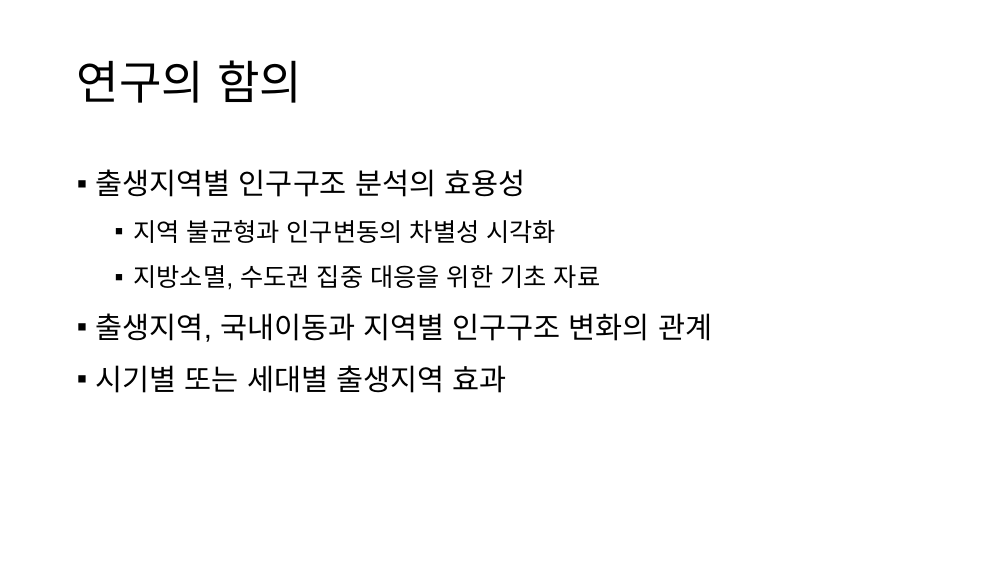
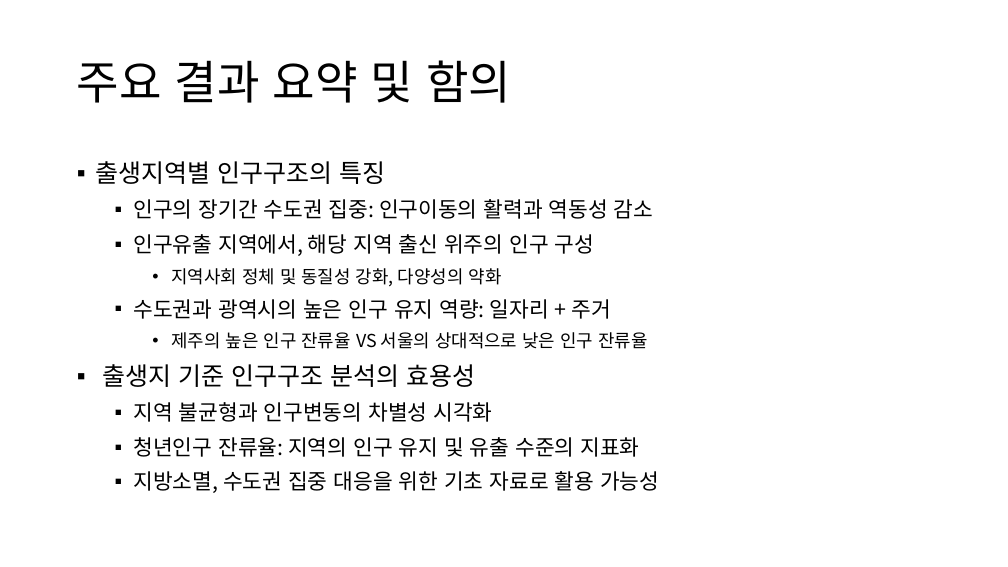
Before and after one commit to samhyunyoo/tscensus, a slide deck: slide 8 of slides/Slide_Final_Yoo_20251124.pptx (slide 11 before the commit). Drawn at 1008x567 pixels with LibreOffice and Linux fonts; fonts in the diff are those of the drawing. Boxes give left, top, right and bottom in pixels: in the first picture for what was removed or moved away, otherwise in the second. Text is boxed around its words. In the diff, an @@ line names an element or a change of style, - is before the commit and + after.

```diff
--- a/slides/Slide_Final_Yoo_20251124.pptx
+++ b/slides/Slide_Final_Yoo_20251124.pptx
@@ title at <box>77,60,511,103</box>: text changed; font Arial to Noto Sans CJK KR @@
-연구의 함의
+주요 결과 요약 및 함의
@@ text at <box>96,161,653,387</box>: text changed; size 28 to 20.4 pt; font Arial to Noto Sans CJK KR @@
-▪ 출생지역별 인구구조 분석의 효용성
+▪ 출생지역별 인구구조의 특징
+  ▪ 인구의 장기간 수도권 집중: 인구이동의 활력과 역동성 감소
+  ▪ 인구유출 지역에서, 해당 지역 출신 위주의 인구 구성
+    • 지역사회 정체 및 동질성 강화, 다양성의 약화
+  ▪ 수도권과 광역시의 높은 인구 유지 역량: 일자리 + 주거
+    • 제주의 높은 인구 잔류율 VS 서울의 상대적으로 낮은 인구 잔류율
+▪ 출생지 기준 인구구조 분석의 효용성
@@ text at <box>134,402,492,422</box>: size 24 to 20.4 pt, font Arial to Noto Sans CJK KR in "지역 불균형과 인구변동의 차별성 시각화"; line spacing 1.3 to 1.1 @@
@@ text at <box>134,437,659,493</box>: text changed; size 28 to 20.4 pt; font Arial to Noto Sans CJK KR @@
-  ▪ 지방소멸, 수도권 집중 대응을 위한 기초 자료
-▪ 출생지역, 국내이동과 지역별 인구구조 변화의 관계
-▪ 시기별 또는 세대별 출생지역 효과
+  ▪ 청년인구 잔류율: 지역의 인구 유지 및 유출 수준의 지표화
+  ▪ 지방소멸, 수도권 집중 대응을 위한 기초 자료로 활용 가능성
```
Also in this commit, not shown: 11 other slides changed, 3 slides added, 13 slides removed, 8 other files.
